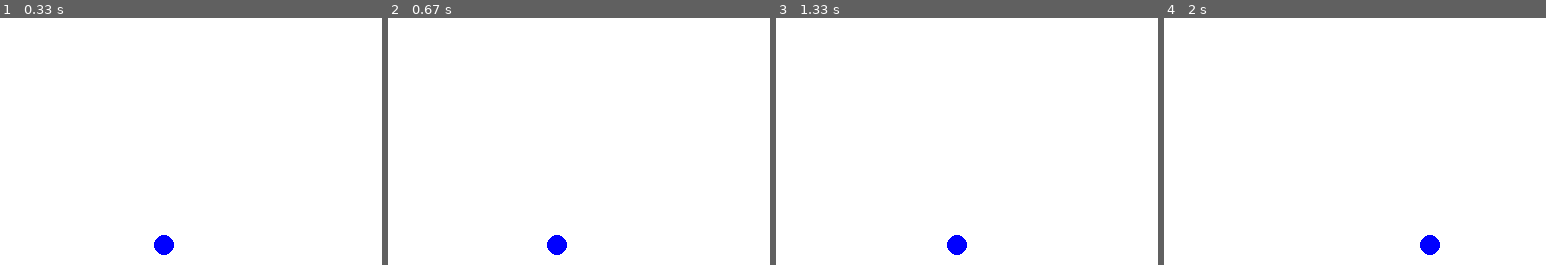
Above: before the commit, frames 1-4 (left to right).
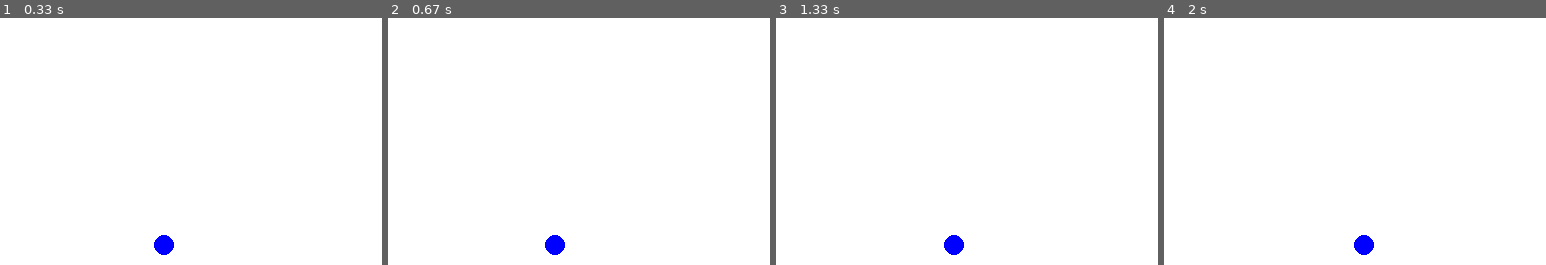
Above: after the commit, the same moments.

Repository: ColorLime90/intro_programmering
Game: pygame game, started from mygame.py
Two runs of this game, one before a commit and one after it. Both use one fixed random seed, a clock stepped at 60 frames per second and the inputs below.
Inputs:
- Up to frame 1 (0.33 s): no input
- Up to frame 2 (0.67 s): hold Q from 0.33 s (still down); hold Right from 0.33 s (still down)
- Up to frame 3 (1.33 s): release Q at 0.8 s; release Right at 0.8 s; tap A at 0.83 s; hold W from 1.17 s (still down); hold Right from 1.17 s (still down)
- Up to frame 4 (2 s): release W at 1.63 s; release Right at 1.63 s; hold Right from 1.67 s (still down); tap E at 1.82 s

Frame 1 is identical in both runs. In frame 2, less than 0.1% of the frame differs, in the area x 41-47%, y 87-96%; in frame 3, 0.1%; in frame 4, 0.7%, in the area x 49-73%, y 87-96%.

Commit message:
working ball movement (acc)

Diff:
--- a/mygame.py
+++ b/mygame.py
@@ -35,6 +35,7 @@
 
 a_or_d = False
 w_or_s = False
+q_or_e = False
 
 any_movement = x_speed or y_speed
 
@@ -70,6 +71,8 @@
                 a_or_d = True
             if event.key == pygame.K_w or event.key == pygame.K_s:
                 w_or_s = True
+            if event.key == pygame.K_q or event.key == pygame.K_e:
+                q_or_e = True
 
         elif event.type == pygame.KEYUP:
 
@@ -85,7 +88,8 @@
                 a_or_d = False
             if event.key == pygame.K_w or event.key == pygame.K_s:
                 w_or_s = False
-
+            if event.key == pygame.K_q or event.key == pygame.K_e:
+                q_or_e = False
 
 
     if x_speed == 0:
@@ -100,30 +104,30 @@
     elif x_speed < 0:
 
         if move_left:
-            x_speed = x_speed * 1.1
-            if x_speed < -5:
-                x_speed = -5
+            x_speed = x_speed * 1.2
+            if x_speed < -4:
+                x_speed = -4
         if move_right:
             if x_speed > -0.1:
                 x_speed = 0.1
 
             else:
-                x_speed = x_speed / 1.1
+                x_speed = x_speed / 1.2
 
 
 
     elif x_speed > 0 :
 
         if move_right:
-            x_speed = x_speed * 1.1
-            if x_speed > 5:
-                x_speed = 5
+            x_speed = x_speed * 1.2
+            if x_speed > 4:
+                x_speed = 4
         if move_left:
             if x_speed < 0.1:
                 x_speed = -0.1
 
             else:
-                x_speed = x_speed / 1.1
+                x_speed = x_speed / 1.2
 
 
     if y_speed == 0:
@@ -133,13 +137,42 @@
         if move_down:
             y_speed = 0.1
 
-
+    elif y_speed < 0:
+
+        if move_up:
+            y_speed = y_speed * 1.2
+            if y_speed < -4:
+                y_speed = -4
+        if move_down:
+            if y_speed > -0.1:
+                y_speed = 0.1
+
+            else:
+                y_speed = y_speed / 1.2
+
+
+
+    elif y_speed > 0 :
+
+        if move_down:
+            y_speed = y_speed * 1.2
+            if y_speed > 4:
+                y_speed = 4
+        if move_up:
+            if y_speed < 0.1:
+                y_speed = -0.1
+
+            else:
+                y_speed = y_speed / 1.2
 
 
     if a_or_d:
         x_speed = 0
     if w_or_s:
         y_speed = 0
+    if q_or_e:
+        x = 250
+        y = 250
 
     # --- Game logic should go here
 
